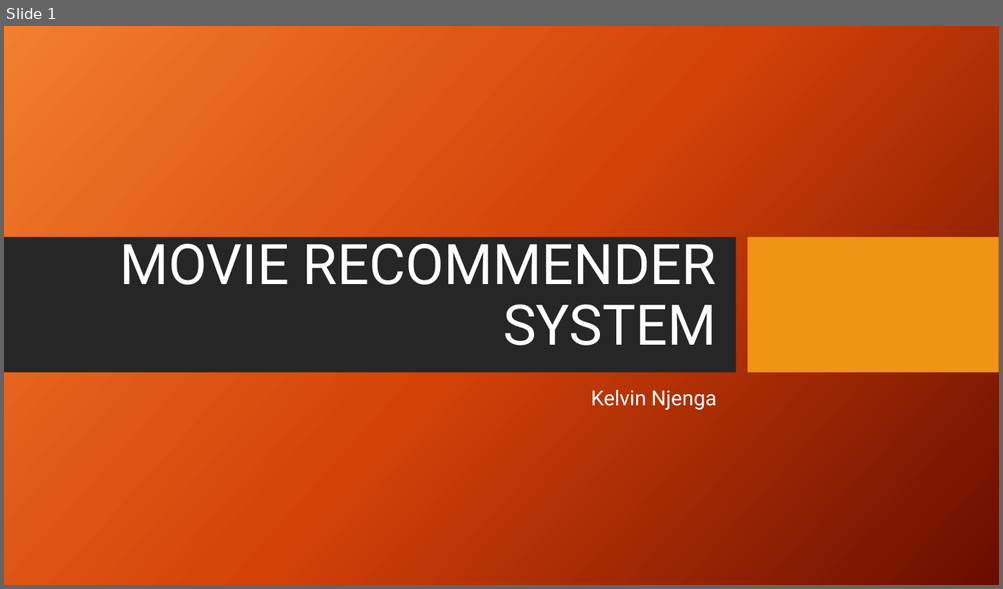
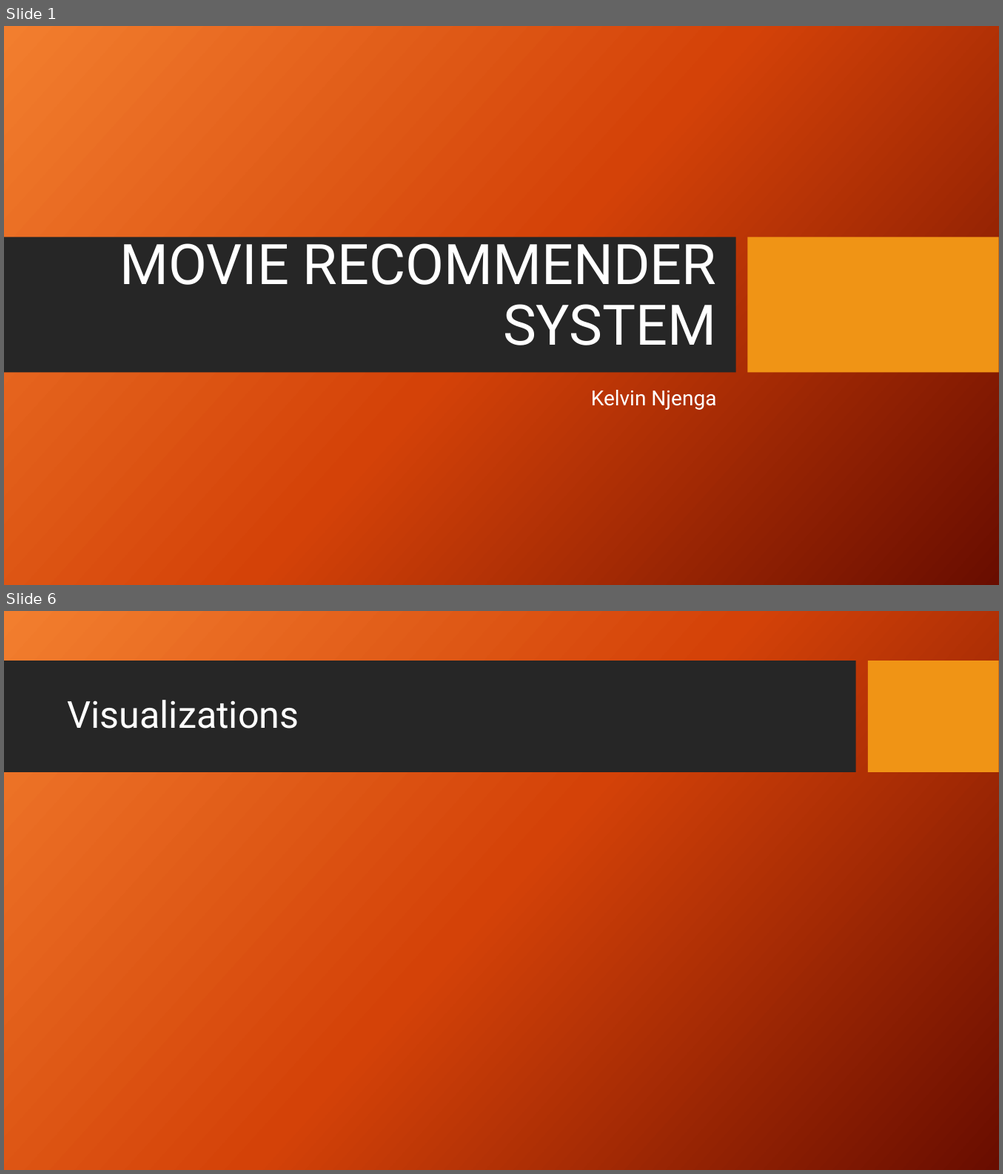
Before and after one commit to djdrjeff/Phase_4_Project, a slide deck: Presentation1.pptx. Shown one above the other, each under a label of ours: slide 1 before the commit, slides 1 and 6 after it; the slides between them are not shown. The pictures are 1003x589 and 1003x1174 pixels, drawn with LibreOffice and Linux fonts; fonts in the diff are those of the drawing; background and template pictures are left out. Boxes give left, top, right and bottom in pixels: in the first picture for what was removed or moved away, otherwise in the second. Text is boxed around its words. In the diff, an @@ line names an element or a change of style, - is before the commit and + after.

```diff
--- a/Presentation1.pptx
+++ b/Presentation1.pptx
@@ slide 6 added at <box>4,611,999,1170</box>, background picture (left out) @@
@@ rectangle added at <box>4,661,855,773</box>, fill #262626 @@
@@ rectangle added at <box>868,661,999,773</box>, fill #F09415 @@
@@ title added at <box>67,700,299,729</box>, 36 pt, text #FFFFFF @@
+Visualizations
```
Also in this commit, not shown: 1 slide changed, 3 other slides added.
